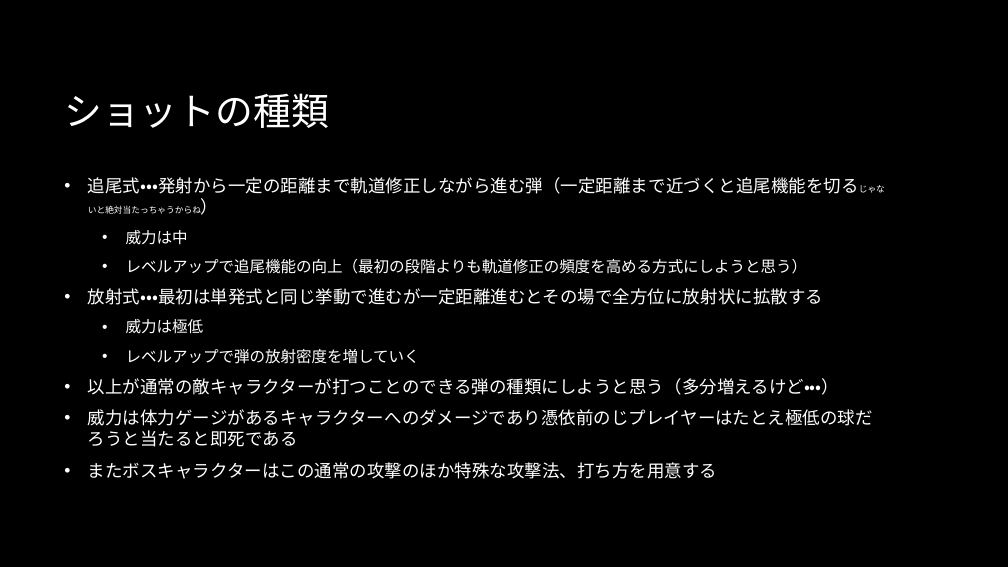
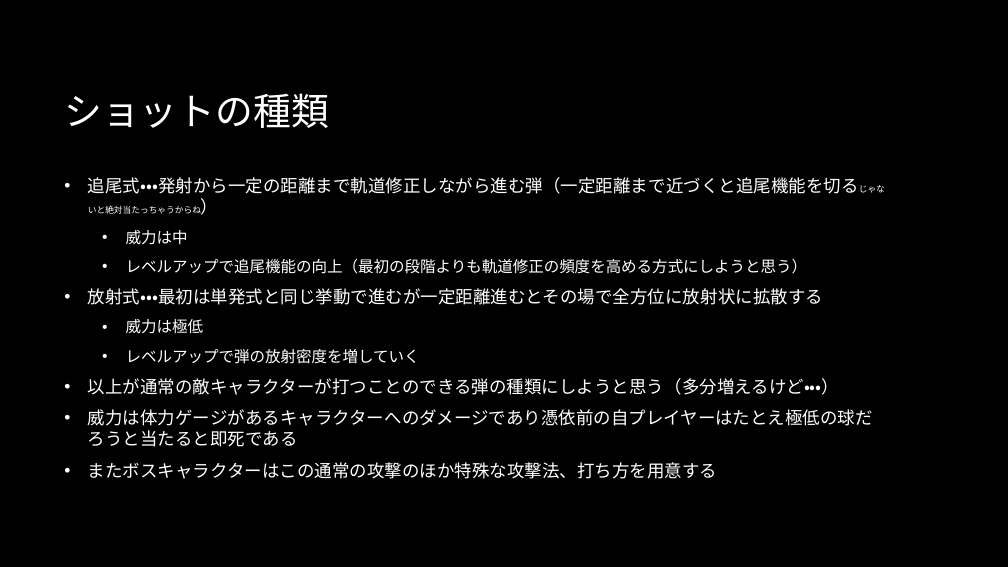
Before and after one commit to MusubiKamishiro/ParasitismShooting, a slide deck: slide 8 of 企画担当部門/憑依型シューティングゲーム.pptx. Drawn at 1008x567 pixels with LibreOffice and Linux fonts; fonts in the diff are those of the drawing; background and template pictures are left out. Boxes give left, top, right and bottom in pixels: in the first picture for what was removed or moved away, otherwise in the second. Text is boxed around its words. In the diff, an @@ line names an element or a change of style, - is before the commit and + after.

Commit message:
パワーポイントの更新

```diff
--- a/企画担当部門/憑依型シューティングゲーム.pptx
+++ b/企画担当部門/憑依型シューティングゲーム.pptx
@@ text at [88,409,873,447]: text changed @@
-• 威力は体力ゲージがあるキャラクターへのダメージであり憑依前のじプレイヤーはたとえ極低の球だろうと当たると即死である
+• 威力は体力ゲージがあるキャラクターへのダメージであり憑依前の自プレイヤーはたとえ極低の球だろうと当たると即死である
```
Also in this commit, not shown: 2 other slides changed.
